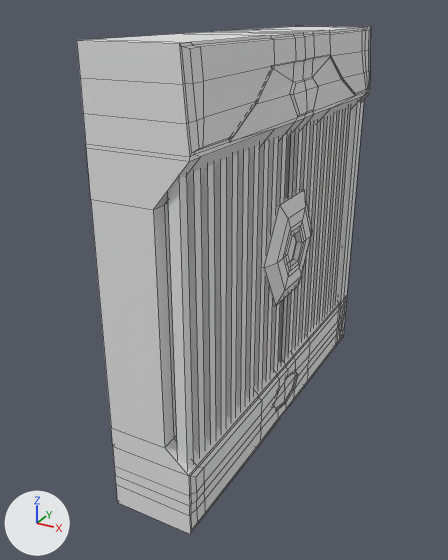
What one commit did to the Blender file Tohet/Assets/Models/VentMidERight.blend.
One viewpoint serves both versions: a camera (50 mm lens) standing at (2.05, -4.07, 1.65) and looking at (-0.06, -0.23, -0.27). Every picture has the same lights, and +X, +Y and +Z are marked at lower left. Mesh edges are drawn as thin lines.
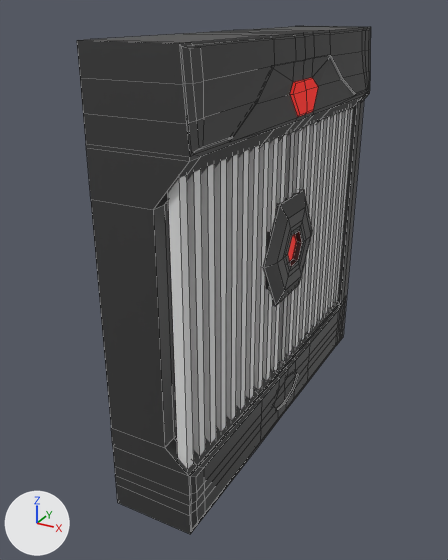
The change, as a diff of the scene's bpy script:
```diff
--- a/Tohet/Assets/Models/VentMidERight.blend.py
+++ b/Tohet/Assets/Models/VentMidERight.blend.py
@@ mat_glowing @@
+mat_glowing = principled_material('Glowing')
+mat_glowing.base_color = (0.8, 0.00127, 0.0)  # red #e70400
+mat_glowing.emission_color = (0.268, 0.00442, 0.0)  # red #8d0e00
+mat_glowing.emission_strength = 1.0
@@ mat_black @@
+mat_black = principled_material('Black')
+mat_black.base_color = (0.0741, 0.0741, 0.0741)  # dark grey #4d4d4d
+mat_black.metallic = 0.554
+mat_black.specular_ior_level = 0.564
@@ me_cube_013 @@
 me_cube_013.from_pydata(...)  # 384 vertices, 382 faces; spans x -1.5..3.21, y -1.5..1.5, z -1.5..1.5
 # used by ob_cube_010; location = (0.0, 0.0, 0.0); scale = (0.14, -1.0, 1.0)
+# me_cube_013 part 1: 370 of the faces centred in x -1.5..3.16, y -1.5..1.5, z -1.5..1.5 switch from no material to mat_black (dark grey #4d4d4d)
+# me_cube_013 part 2: all 12 faces centred in x 2.99..3.18, y -0.2..0.2, z 0.99..1.2 switch from no material to mat_glowing (red #e70400)
@@ me_cylinder_004 @@
 me_cylinder_004.from_pydata(...)  # 48 vertices, 44 faces; spans x -0.87..0.87, y -1.0..1.0, z -1.0..1.0
 # used by ob_cylinder_002; location = (0.246, 0.0, 0.0); rotation_euler = (0.0, 1.571, 0.0), in degrees (0, 90, 0); scale = (0.451, -0.451, 0.168)
+# me_cylinder_004 part 3: 43 of the faces centred in x -0.87..0.87, y -0.75..0.75, z -1.0..1.0 switch from no material to mat_black (dark grey #4d4d4d)
+# me_cylinder_004 part 4: the 1 face centred in x 0.0, y 0.0, z 0.77 switches from no material to mat_glowing (red #e70400)
+me_cylinder_004.materials.append(mat_glowing)  # red #e70400
```

Pixel boxes [x1, y1, x2, y2] of what changed, in the pictures (448 x 560 px):
part 1 of me_cube_013, recoloured
    both: [77, 26, 371, 534]
part 2 of me_cube_013, recoloured (grey to red)
    both: [290, 78, 318, 117]
part 3 of me_cylinder_004, recoloured
    both: [262, 189, 312, 306]
part 4 of me_cylinder_004, recoloured
    both: [288, 234, 297, 262]
